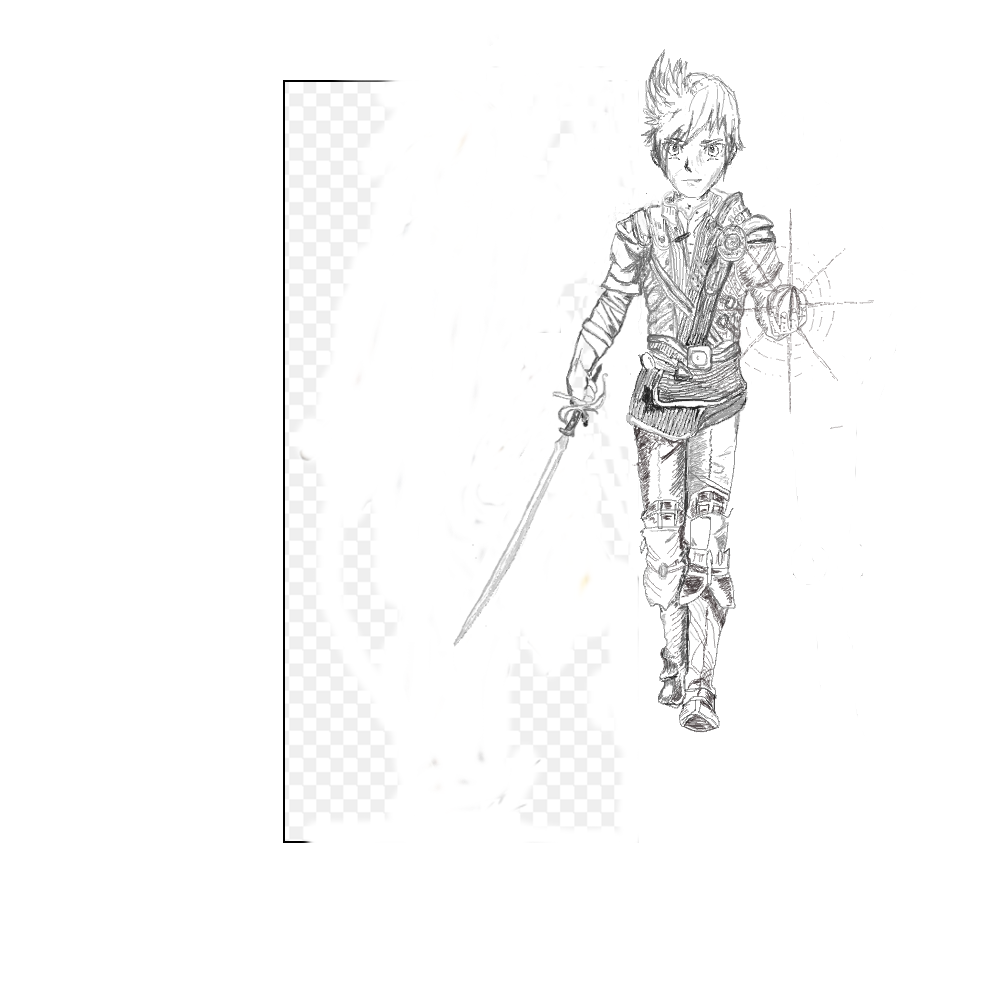
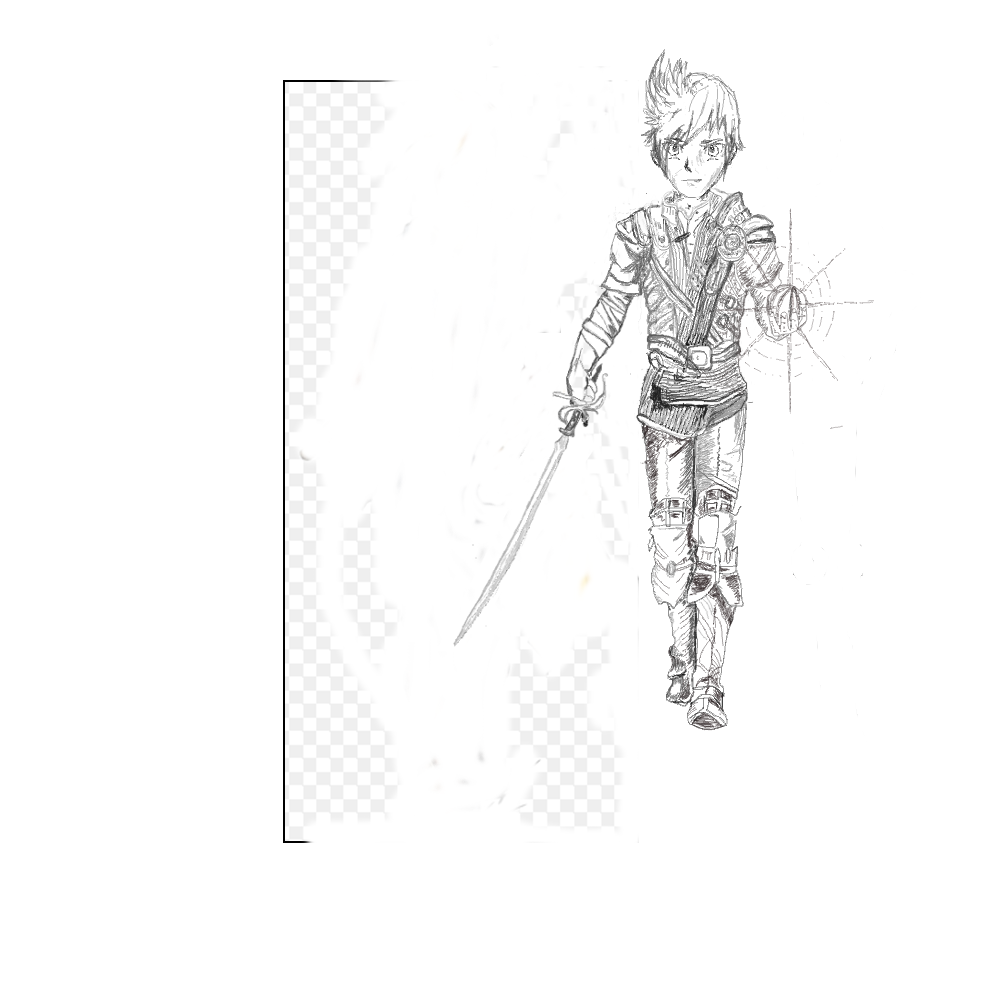
Revision of a layered 1000 x 1000 image; what changed, layer by layer:
added layer "Copia de Pantalones" above "Pantalones" over [634, 340, 754, 731]
hid "Pantalones" over [626, 341, 748, 733]
added layer "Copia de Cinturones mano de espada 3" above "Cinturones mano de espada 3" over [626, 340, 749, 460]
hid "Cinturones mano de espada 3" over [626, 340, 749, 460]
